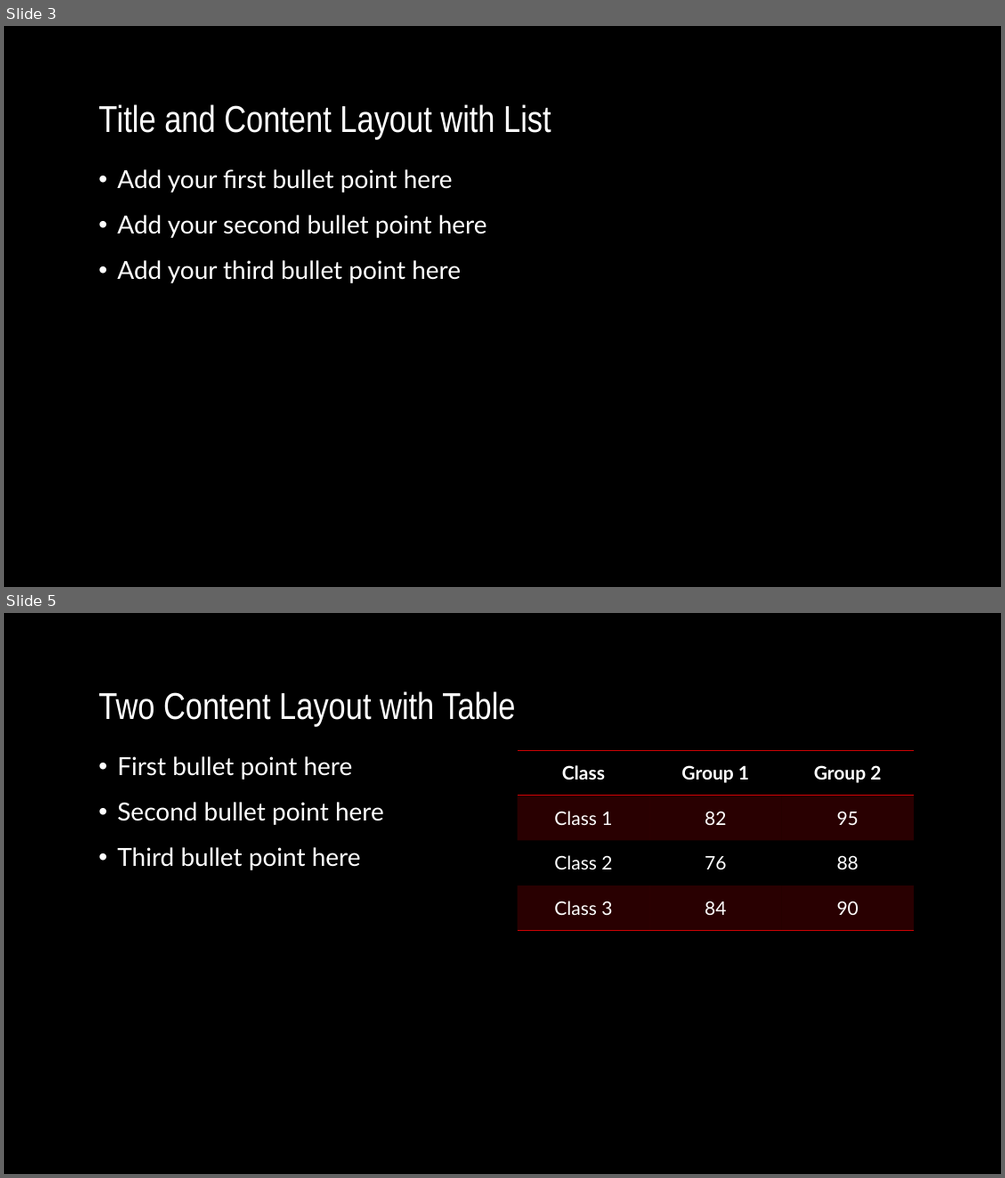
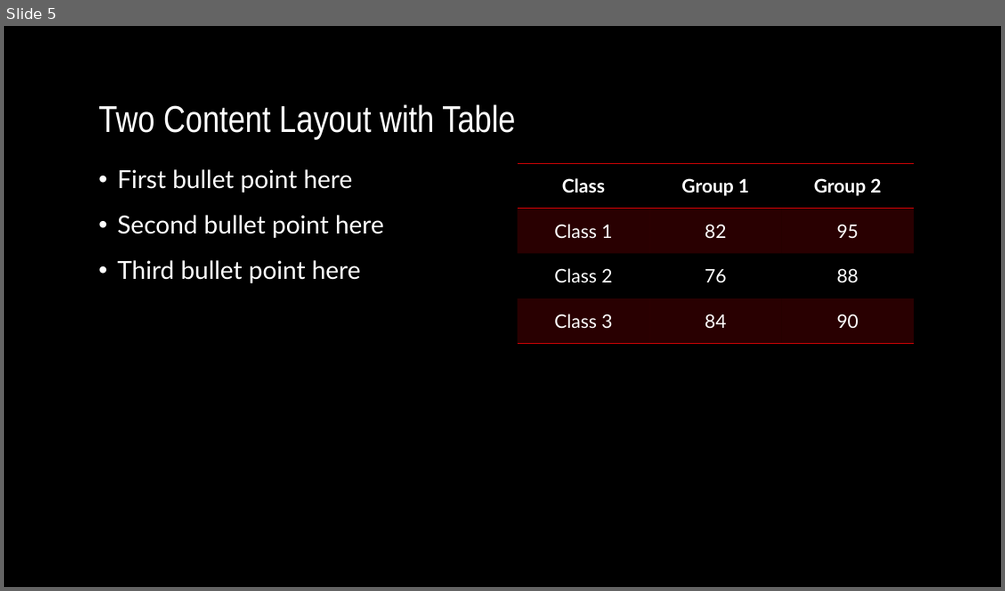
Before and after one commit to xbmm1/NBA-MoneyBall, a slide deck: 2023 NBA Finals Presentation_6.7.2023.pptx. Shown one above the other, each under a label of ours: slides 3 and 5 before the commit, slide 5 after it; the slides between them are not shown. The pictures are 1005x1178 and 1005x591 pixels, drawn with LibreOffice and Linux fonts; fonts in the diff are those of the drawing; background and template pictures are left out. Boxes give left, top, right and bottom in pixels: in the first picture for what was removed or moved away, otherwise in the second. Text is boxed around its words. In the diff, an @@ line names an element or a change of style, - is before the commit and + after.

```diff
--- a/2023 NBA Finals Presentation_6.7.2023.pptx
+++ b/2023 NBA Finals Presentation_6.7.2023.pptx
@@ slide 3 removed at bbox=[4, 26, 1001, 587], background picture (left out) @@
@@ title removed at bbox=[98, 104, 551, 140] @@
-Title and Content Layout with List
@@ text removed at bbox=[117, 169, 487, 283] @@
-• Add your first bullet point here
-• Add your second bullet point here
-• Add your third bullet point here
```
Also in this commit, not shown: 3 slides changed, 1 slide added, 1 other file.
